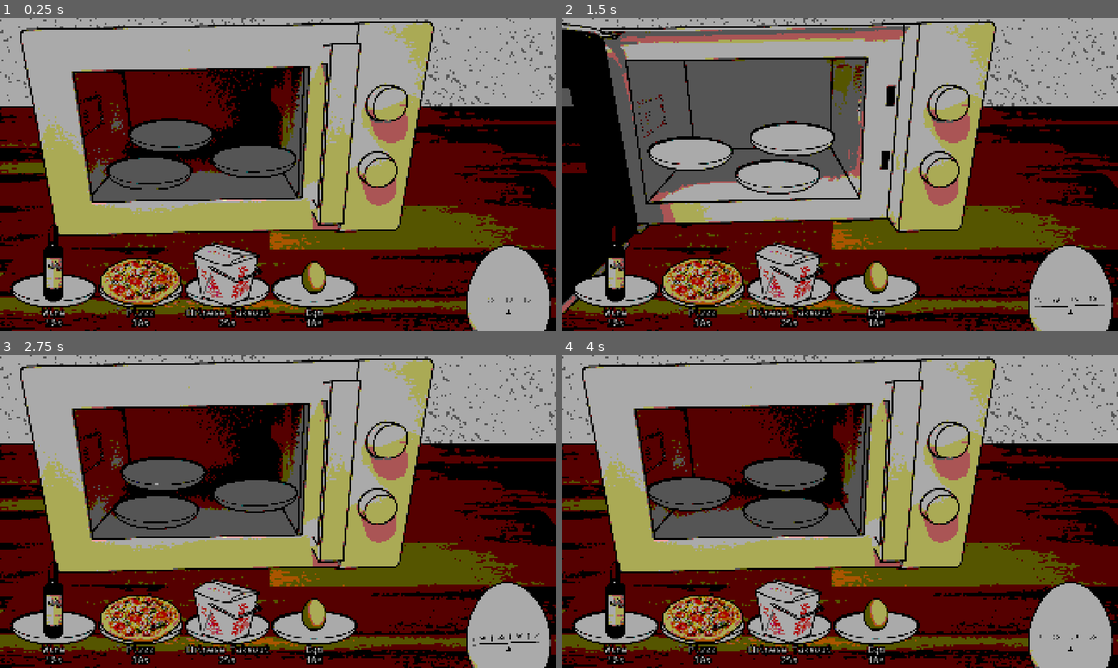
Above: before the commit, frames 1-4 (two rows, left to right).
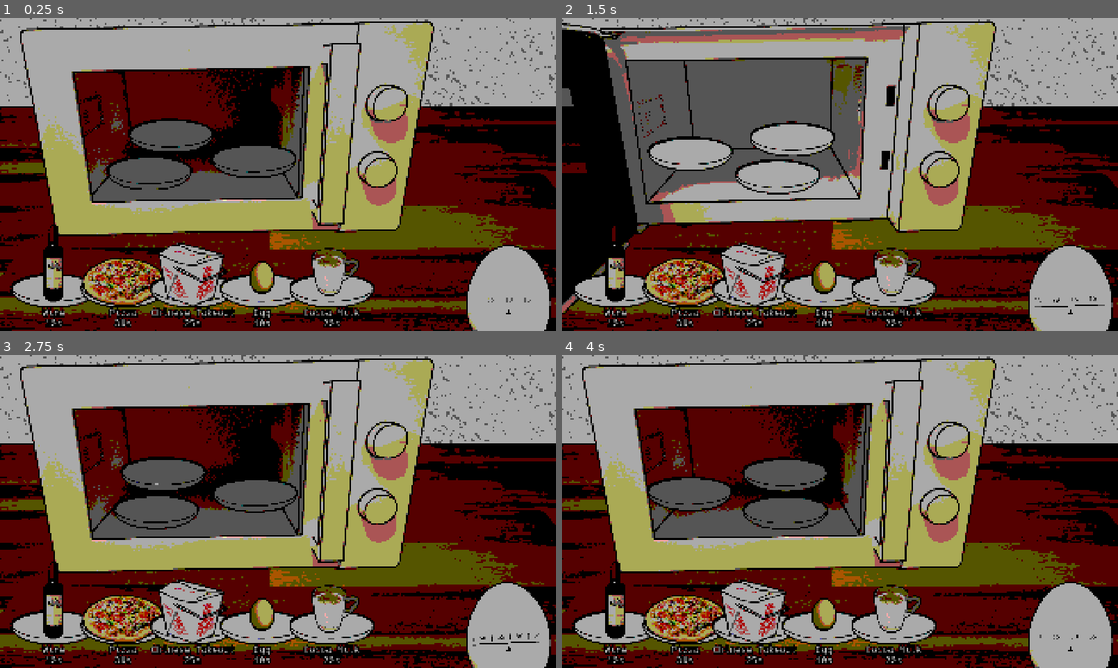
Above: after the commit, the same moments.

Repository: AnJ95/gmtk-2026
Game: Godot game, scene res://main/Main.tscn
The game is run twice, just before and just after one commit, with the same random seed, the same clock (stepped at 60 frames per second) and the same inputs.
Inputs (mouse positions are in pixels of both pictures, inside the frame that each line leads up to):
- Up to frame 1 (0.25 s): no input
- Up to frame 2 (1.5 s): drag from (756, 130) to (617, 290) at 0.52 s; drag from (728, 190) to (784, 136) at 1.27 s
- Up to frame 3 (2.75 s): move the mouse to (333, 442) at 2.02 s; click (333, 442) at 2.17 s
- Up to frame 4 (4 s): drag from (812, 574) to (723, 473) at 2.77 s; move the mouse to (1006, 558) at 3.52 s; click (1006, 558) at 3.67 s

The runs differ from the first frame. In frame 1, 7.9% of the frame differs, in the area x 14-68%, y 71-99%; in frame 2, 7.9%; in frame 3, 7.9%; in frame 4, 7.9%.

Commit message:
Add item kaba

Diff:
--- /dev/null
+++ b/item/items/item_kaba.tscn
@@ -0,0 +1,25 @@
+[gd_scene format=3 uid="uid://bryfslg2ggup6"]
+
+[ext_resource type="PackedScene" uid="uid://c46yx6w6qiej" path="res://item/item.tscn" id="1_4t61n"]
+[ext_resource type="Texture2D" uid="uid://btte8kj5161aq" path="res://item/items/assets/kaba_raw.png" id="2_4t61n"]
+[ext_resource type="Texture2D" uid="uid://co5ceglki4mjc" path="res://item/items/assets/kaba_done.png" id="3_qmqur"]
+[ext_resource type="Texture2D" uid="uid://ckkrojhemu0oy" path="res://item/items/assets/kaba_burnt.png" id="4_3fsd4"]
+
+[sub_resource type="RectangleShape2D" id="RectangleShape2D_22orn"]
+size = Vector2(182, 179)
+
+[node name="ItemKaba" unique_id=1400601987 instance=ExtResource("1_4t61n")]
+item_name = "Cocoa Milk"
+target = 20
+raw = ExtResource("2_4t61n")
+done = ExtResource("3_qmqur")
+burnt = ExtResource("4_3fsd4")
+particle_color = Color(1, 1, 1, 1)
+
+[node name="Sprite2D" parent="." index="0" unique_id=157243693]
+position = Vector2(0, -79)
+texture = ExtResource("2_4t61n")
+
+[node name="CollisionShape2D" parent="Draggable" parent_id_path=PackedInt32Array(1495946638) index="0" unique_id=342224994]
+position = Vector2(0, -72.5)
+shape = SubResource("RectangleShape2D_22orn")
--- a/level/LevelManager.gd
+++ b/level/LevelManager.gd
@@ -7,7 +7,8 @@
 		preload("res://item/items/item_wine_bottle.tscn"),
 		preload("res://item/items/item_pizza.tscn"),
 		preload("res://item/items/item_chinese_takeout.tscn"),
-		preload("res://item/items/item_egg.tscn")
+		preload("res://item/items/item_egg.tscn"),
+		preload("res://item/items/item_kaba.tscn")
 	]),
 	Level.new(45, 3, [
 		preload("res://item/items/item_pizza.tscn"),
Binary file added: item/items/assets/kaba_burnt.png
Not shown, added: item/items/assets/kaba_burnt.png.import
Binary file added: item/items/assets/kaba_done.png
Not shown, added: item/items/assets/kaba_done.png.import
Binary file added: item/items/assets/kaba_raw.png
Not shown, added: item/items/assets/kaba_raw.png.import
Not shown, changed: README.md
